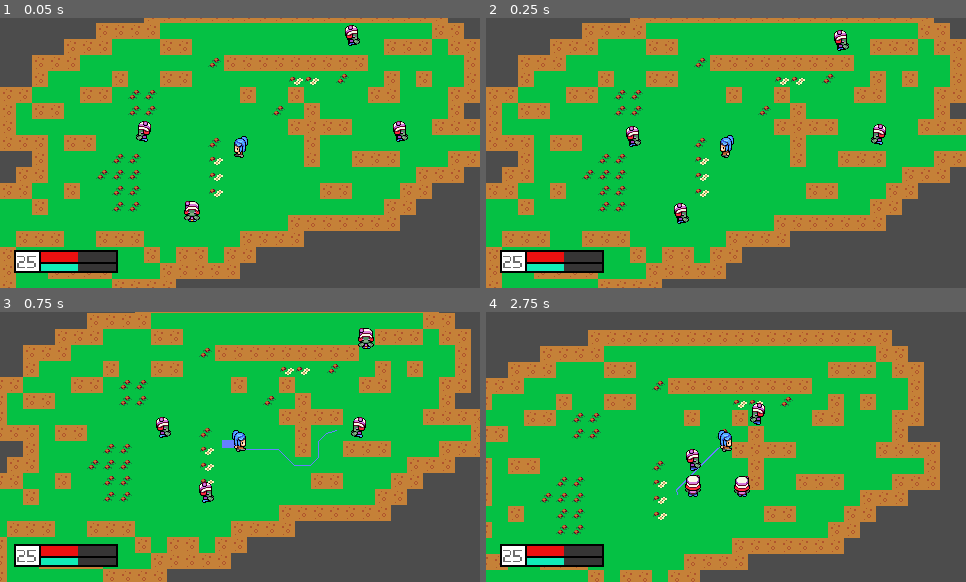
Above: before the commit, frames 1-4 (two rows, left to right).
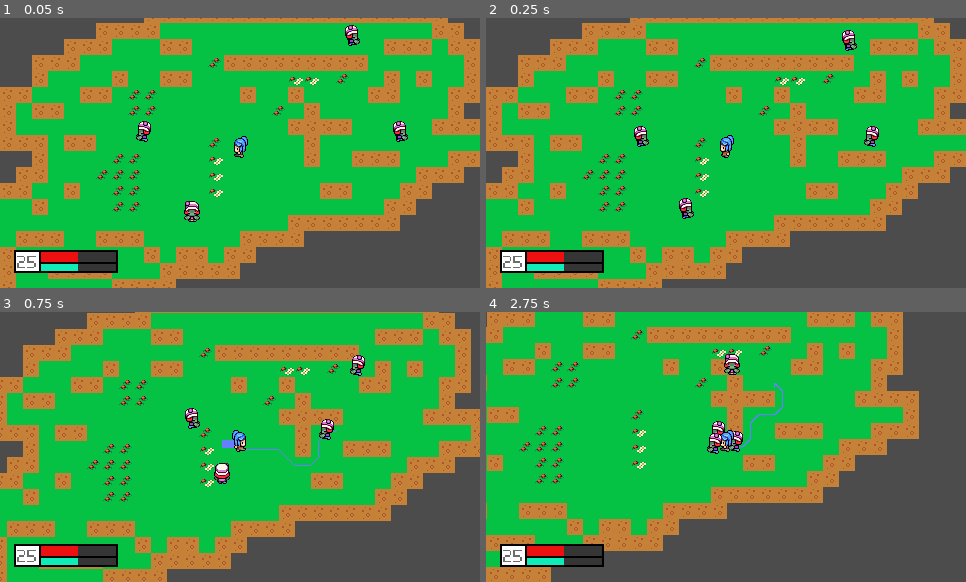
Above: after the commit, the same moments.

Repository: destroysound/DungeonCrawl
Game: Godot game, scene res://GameScene.tscn
Two runs of this game, one before a commit and one after it. Both use one fixed random seed, a clock stepped at 60 frames per second and the inputs below.
Inputs (mouse positions are in pixels of both pictures, inside the frame that each line leads up to):
- Up to frame 1 (0.05 s): no input
- Up to frame 2 (0.25 s): no input
- Up to frame 3 (0.75 s): move the mouse to (345, 433) at 0.52 s; tap Space (attack) at 0.6 s; click (345, 433) at 0.67 s
- Up to frame 4 (2.75 s): move the mouse to (630, 460) at 1.27 s; tap Space (attack) at 1.35, 2.1 s; click (630, 460) at 1.42 s; move the mouse to (774, 387) at 2.02 s; click (774, 387) at 2.17 s

Frame 1 is identical in both runs. In frame 2, 1.1% of the frame differs, in the area x 29-84%, y 4-77%; in frame 3, 1.5%; in frame 4, 48%, in the area x 0-95%, y 0-100%.
Error after the commit: Invalid operands 'Vector2' and 'int' in operator '>'. (res://Enemy.gd:21)

Commit message:
game entity and relation to ui

Diff:
--- a/Enemy.gd
+++ b/Enemy.gd
@@ -5,6 +5,7 @@
 onready var flockingArea : Area2D = $FlockingArea
 var thresholdDistance : float = 17.0
 var flockForce : float = 0.05
+var xpToGive : = 2
 
 # Called when the node enters the scene tree for the first time.
 func _ready():
@@ -13,6 +14,13 @@
 	timer.connect("timeout",self,"_on_timer_timeout")
 	timer.start() #to start
 	._ready();
+
+func _physics_process(delta):
+	._physics_process(delta)
+	var distance = global_position - character.global_position
+	if (distance > attackRange):
+		pass
+
 
 func _on_timer_timeout():
 	if (engaged):
--- a/PathingEntity.gd
+++ b/PathingEntity.gd
@@ -3,6 +3,9 @@
 var curHp : int = 10
 var maxHp : int = 10
 var speed : = 150.0
+var damage : = 5
+var attackRate : = 10.0
+var attackRange : = 5
 var path : = PoolVector2Array() setget set_path
 var velocity = Vector2()
 
--- a/Player.gd
+++ b/Player.gd
@@ -44,3 +44,27 @@
 		set_path([])
 		engaged = true
 		engagedTimer.start()
+
+func give_xp (amount):
+	curXp += amount
+	ui.update_xp_bar(curXp, xpToNextLevel)
+	if curXp >= xpToNextLevel:
+		level_up()
+
+func level_up ():
+	var overflowXp = curXp - xpToNextLevel
+	xpToNextLevel *= xpToLevelIncreaseRate
+	curXp = overflowXp
+	curLevel += 1
+
+	ui.update_xp_bar(curXp, xpToNextLevel)
+	ui.update_level_text(curLevel)
+
+func take_damage (dmgToTake):
+	curHp -= dmgToTake
+	ui.update_health_bar(curHp, maxHp)
+	if curHp <= 0:
+		die()
+
+func die():
+	pass
--- a/Player.tscn
+++ b/Player.tscn
@@ -116,7 +116,7 @@
 position = Vector2( 0, -10 )
 frames = SubResource( 15 )
 animation = "walk_right"
-frame = 1
+frame = 2
 playing = true
 
 [node name="AttackTimer" type="Timer" parent="."]
